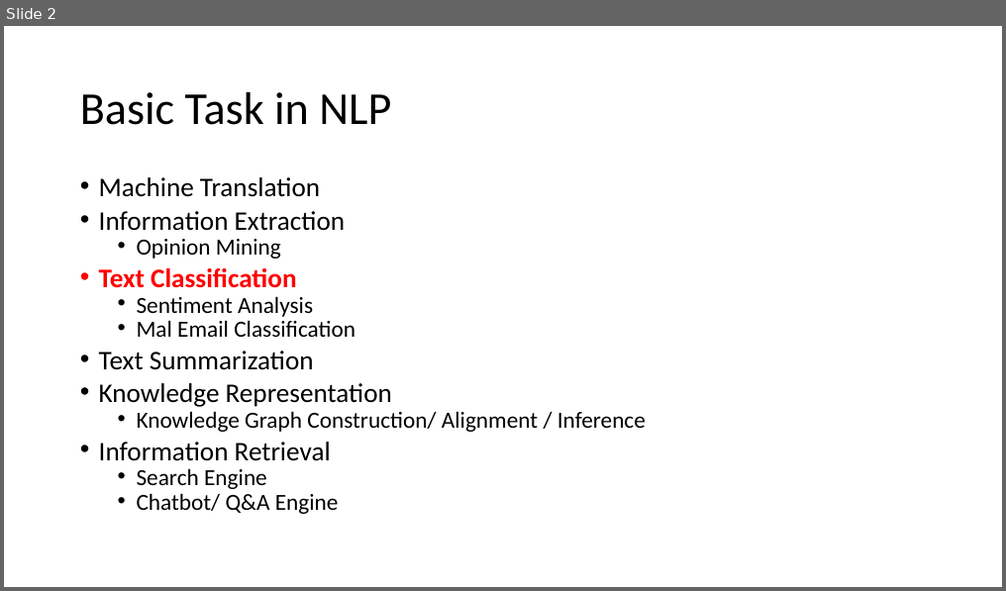
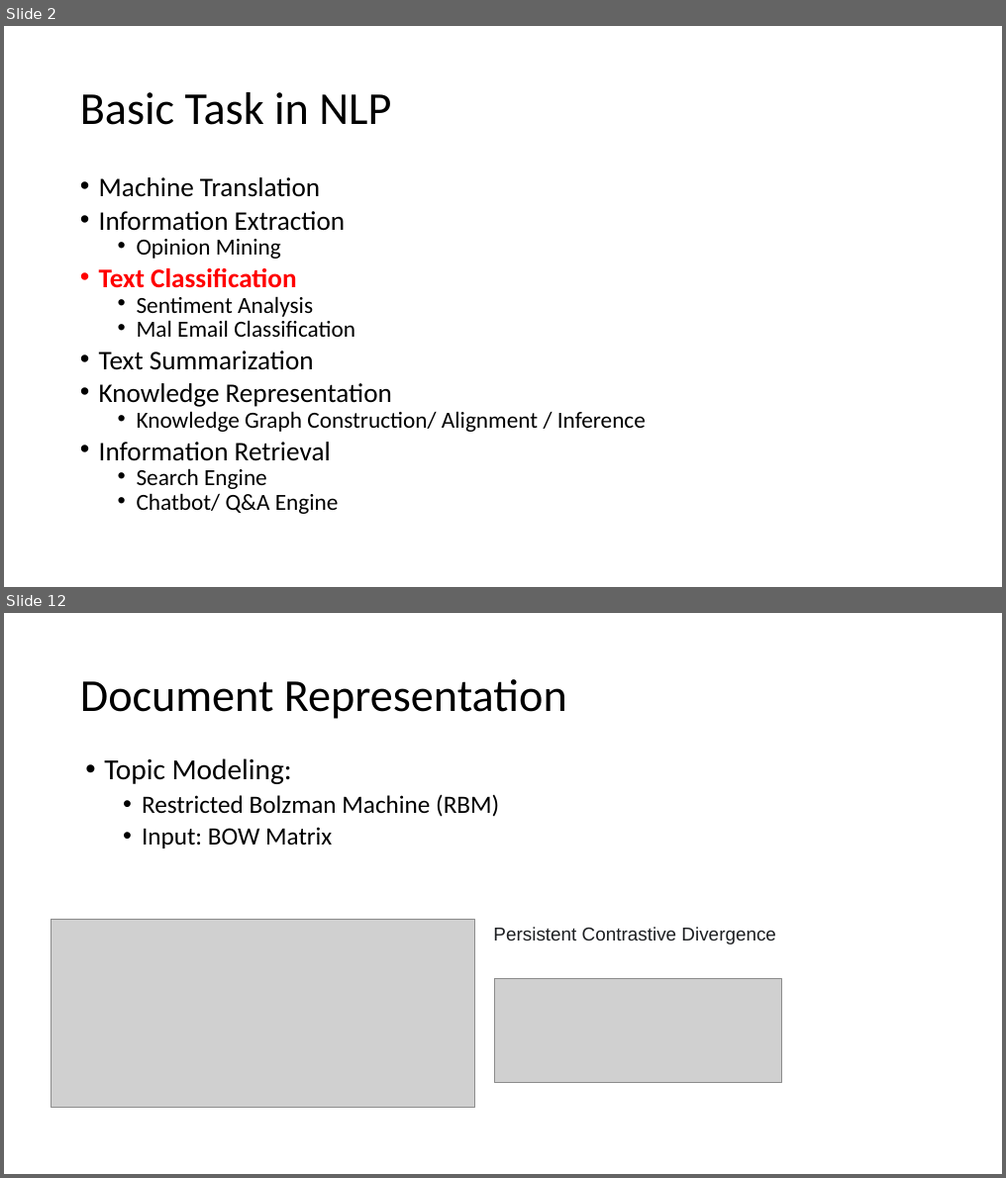
Before and after one commit to jirachikai/nlp-tutorial, a slide deck: slides.pptx. Shown one above the other, each under a label of ours: slide 2 before the commit, slides 2 and 12 after it; the slides between them are not shown. The pictures are 1006x591 and 1006x1178 pixels, drawn with LibreOffice and Linux fonts; fonts in the diff are those of the drawing; grey boxes stand for pictures. Boxes give left, top, right and bottom in pixels: in the first picture for what was removed or moved away, otherwise in the second. Text is boxed around its words. In the diff, an @@ line names an element or a change of style, - is before the commit and + after.

```diff
--- a/slides.pptx
+++ b/slides.pptx
@@ slide 12 added at bbox=[4, 613, 1002, 1174], background #FFFFFF @@
@@ title added at bbox=[80, 679, 567, 719], 44 pt, text #000000 @@
+Document Representation
@@ text added at bbox=[104, 759, 499, 849], 24 pt, text #000000 @@
+• Topic Modeling:
+  • Restricted Bolzman Machine (RBM)
+  • Input: BOW Matrix
@@ picture added at bbox=[51, 919, 475, 1108] @@
@@ text added at bbox=[493, 927, 776, 945], 18 pt, text #1D1F22 @@
+Persistent Contrastive Divergence
@@ picture added at bbox=[495, 978, 782, 1083] @@
```
Also in this commit, not shown: 4 slides changed, 8 other slides added, 1 slide removed, 3 other files.
